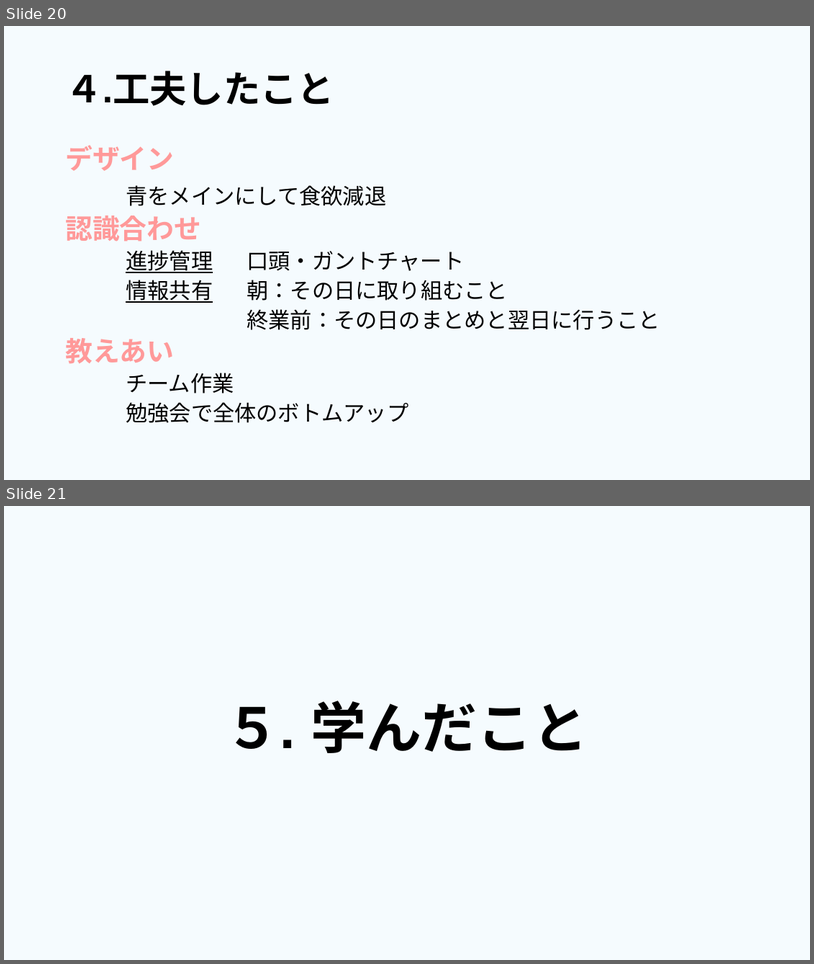
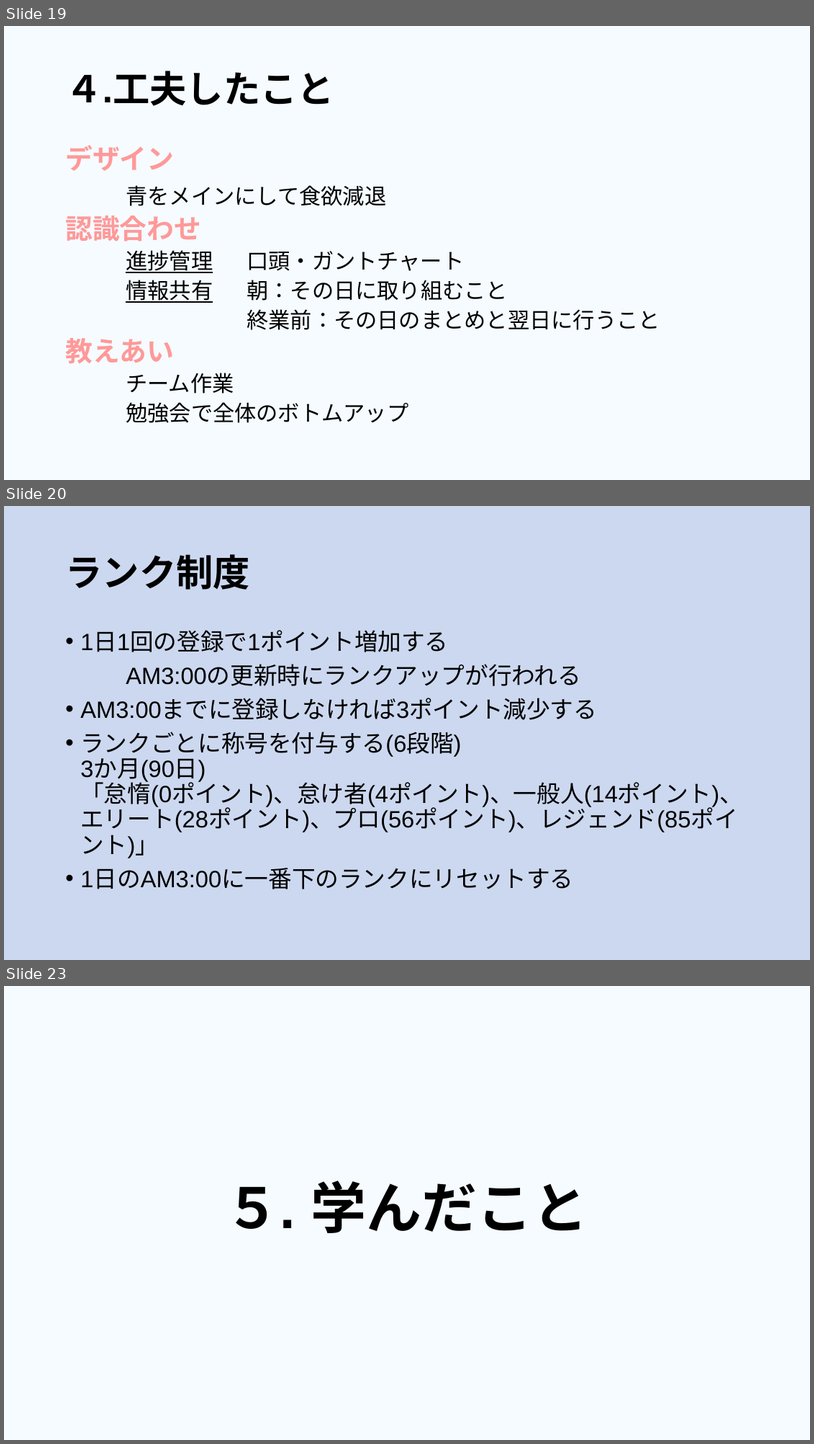
Before and after one commit to dojo2023/E-4, a slide deck: 共有用フォルダー/成果発表.pptx. Shown one above the other, each under a label of ours: slides 20 and 21 before the commit, slides 19, 20 and 23 after it; the slides between them are not shown. The pictures are 814x964 and 814x1444 pixels, drawn with LibreOffice and Linux fonts; fonts in the diff are those of the drawing. Boxes give left, top, right and bottom in pixels: in the first picture for what was removed or moved away, otherwise in the second. Text is boxed around its words. In the diff, an @@ line names an element or a change of style, - is before the commit and + after.

```diff
--- a/共有用フォルダー/成果発表.pptx
+++ b/共有用フォルダー/成果発表.pptx
@@ slide 20 added at <box>4,506,810,960</box>, background #8FAADC at 45% opacity @@
@@ title added at <box>65,554,250,590</box>, 44 pt, text #000000, bold @@
+ランク制度
@@ text added at <box>80,631,743,889</box>, 28 pt, text #000000 @@
+• 1日1回の登録で1ポイント増加する
+AM3:00の更新時にランクアップが行われる
+• AM3:00までに登録しなければ3ポイント減少する
+• ランクごとに称号を付与する(6段階)
+  3か月(90日)
+  「怠惰(0ポイント)、怠け者(4ポイント)、一般人(14ポイント)、エリート(28ポイント)、プロ(56ポイント)、レジェンド(85ポイント)」
+• 1日のAM3:00に一番下のランクにリセットする
@@ what was slide 20 is now slide 19 @@
@@ what was slide 21 is now slide 23 @@
```
Also in this commit, not shown: 5 slides changed, 2 other slides added, 1 slide removed.
